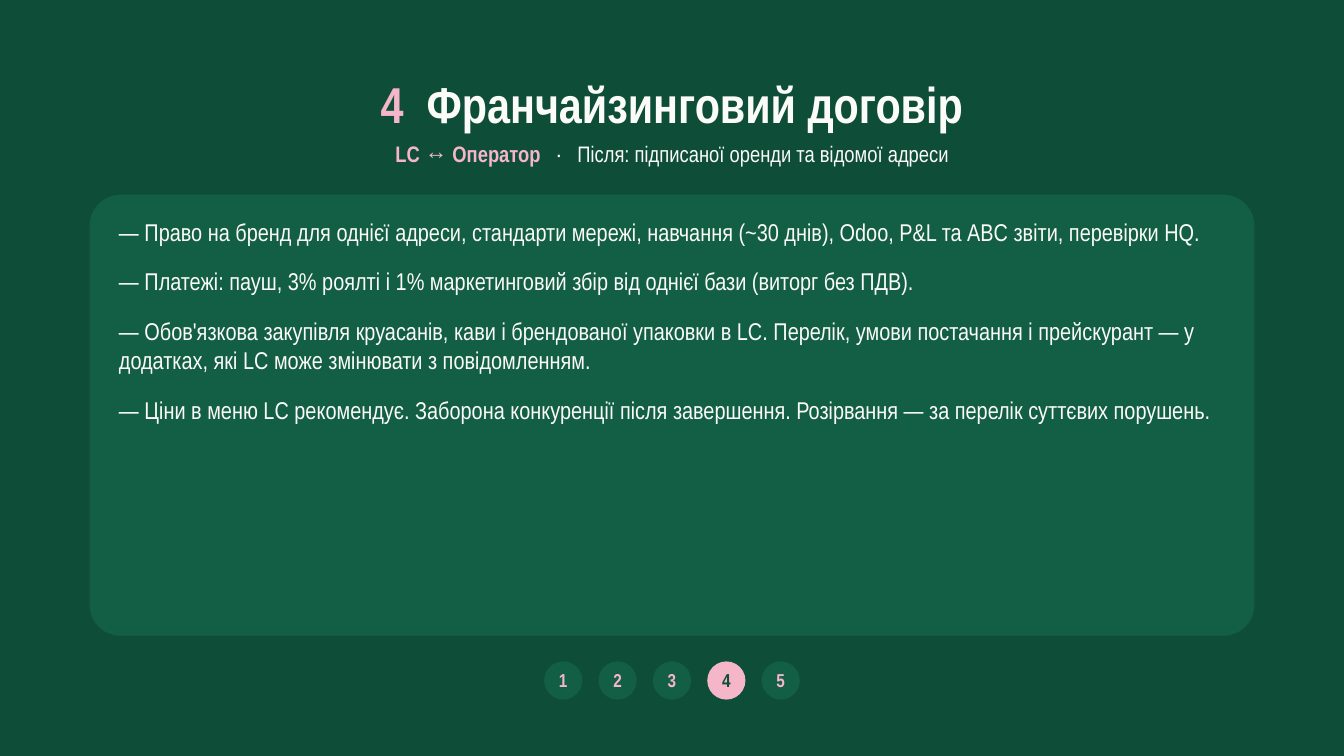
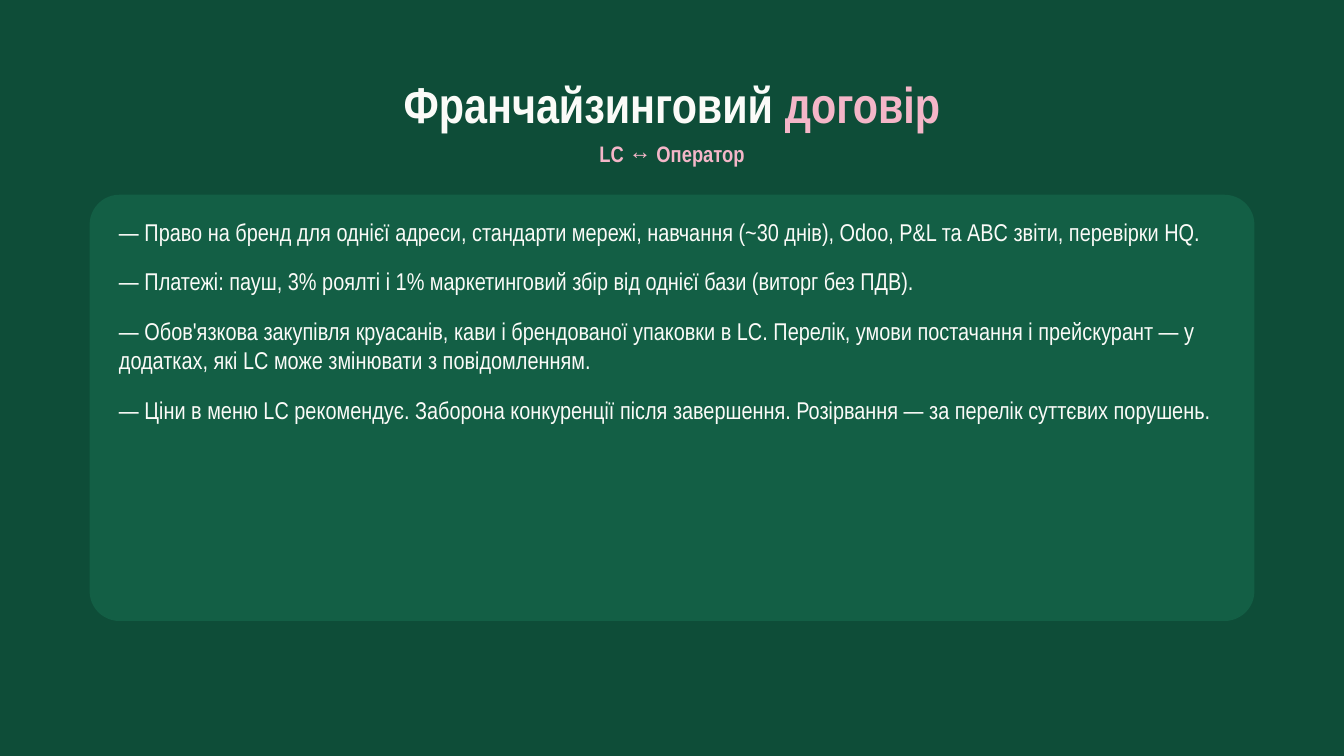
Before and after one commit to denfidiriv-cmyk/xcrypto, a slide deck: slide 31 of presentation_with_contract.pptx. Drawn at 1344x756 pixels with LibreOffice and Linux fonts; fonts in the diff are those of the drawing. Boxes give left, top, right and bottom in pixels: in the first picture for what was removed or moved away, otherwise in the second. Text is boxed around its words. In the diff, an @@ line names an element or a change of style, - is before the commit and + after.

```diff
--- a/presentation_with_contract.pptx
+++ b/presentation_with_contract.pptx
@@ text at (404,85,940,133): text changed @@
-4 Франчайзинговий договір
+Франчайзинговий договір
@@ text at (599,146,744,166): text changed; text colour #FBFBF8 to #F4B6C8; bold on @@
-LC ↔ Оператор · Після: підписаної оренди та відомої адреси
+LC ↔ Оператор
@@ rounded rectangle: place and size @@
-rounded rectangle at (89,195,1254,636)
+rounded rectangle at (89,195,1254,621)
@@ ellipse removed at (544,661,583,700) @@
@@ text removed at (559,674,568,687) @@
-1
@@ ellipse removed at (599,661,637,700) @@
@@ text removed at (613,674,622,687) @@
-2
@@ ellipse removed at (653,661,691,700) @@
@@ text removed at (668,674,677,688) @@
-3
@@ ellipse removed at (707,661,745,700) @@
@@ text removed at (722,674,731,687) @@
-4
@@ ellipse removed at (761,661,800,700) @@
@@ text removed at (776,674,785,687) @@
-5
```
Also in this commit, not shown: 5 other slides changed.
